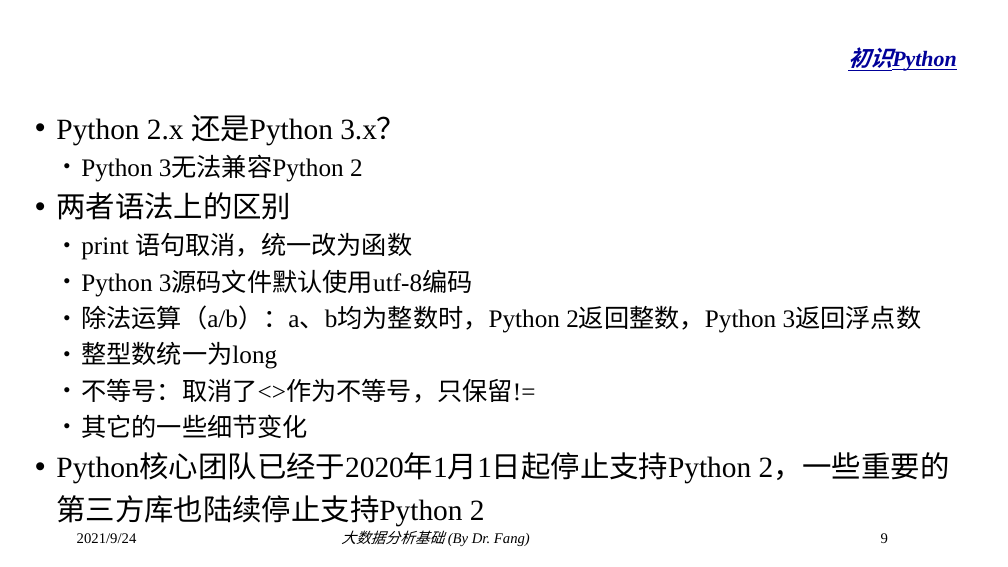
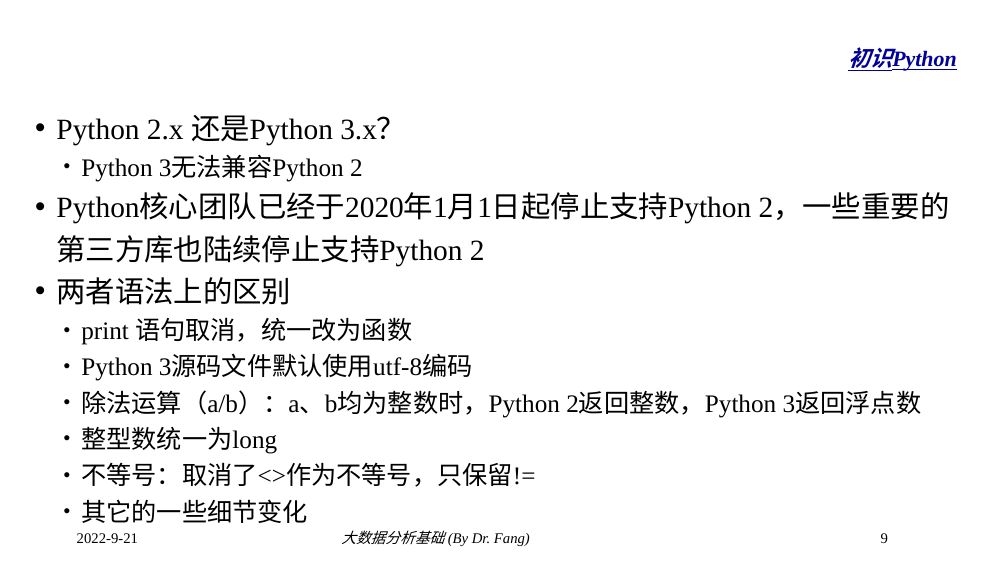
Before and after one commit to dr-fang/BDA, a slide deck: slide 9 of slides/2_PythonBasic.pptx. Drawn at 1008x567 pixels with LibreOffice and Linux fonts; fonts in the diff are those of the drawing; background and template pictures are left out. Boxes give left, top, right and bottom in pixels: in the first picture for what was removed or moved away, otherwise in the second. Text is boxed around its words. In the diff, an @@ line names an element or a change of style, - is before the commit and + after.

```diff
--- a/slides/2_PythonBasic.pptx
+++ b/slides/2_PythonBasic.pptx
@@ text at (56, 195, 950, 267): paragraph added @@
+• Python核心团队已经于2020年1月1日起停止支持Python 2，一些重要的第三方库也陆续停止支持Python 2
@@ text at (56, 455, 950, 527): paragraph removed @@
-• Python核心团队已经于2020年1月1日起停止支持Python 2，一些重要的第三方库也陆续停止支持Python 2
@@ text at (77, 533, 138, 543): text changed @@
-2021/9/24
+2022-9-21
```
Also in this commit, not shown: 42 other slides changed, 1 slide added.
